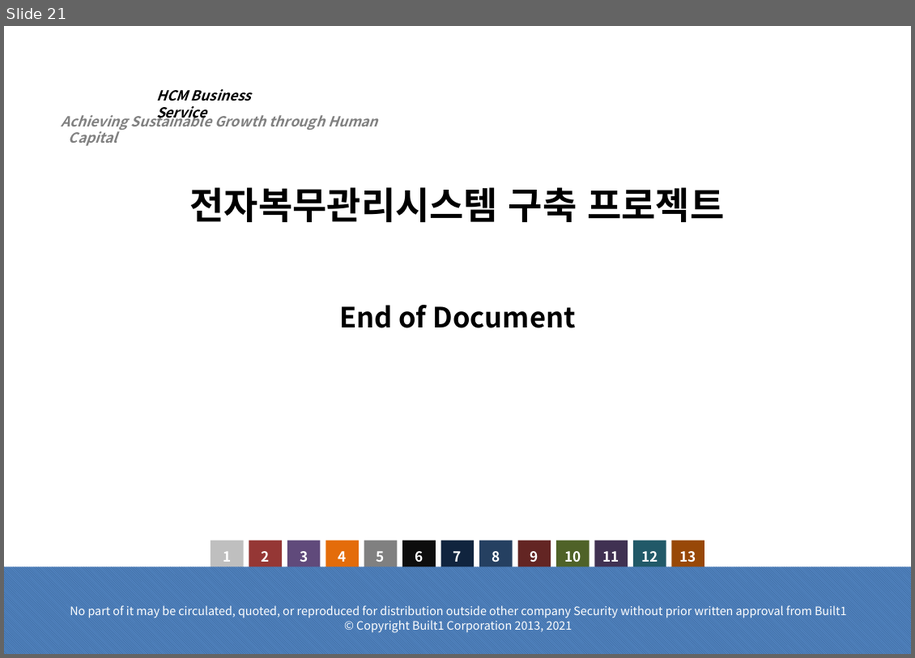
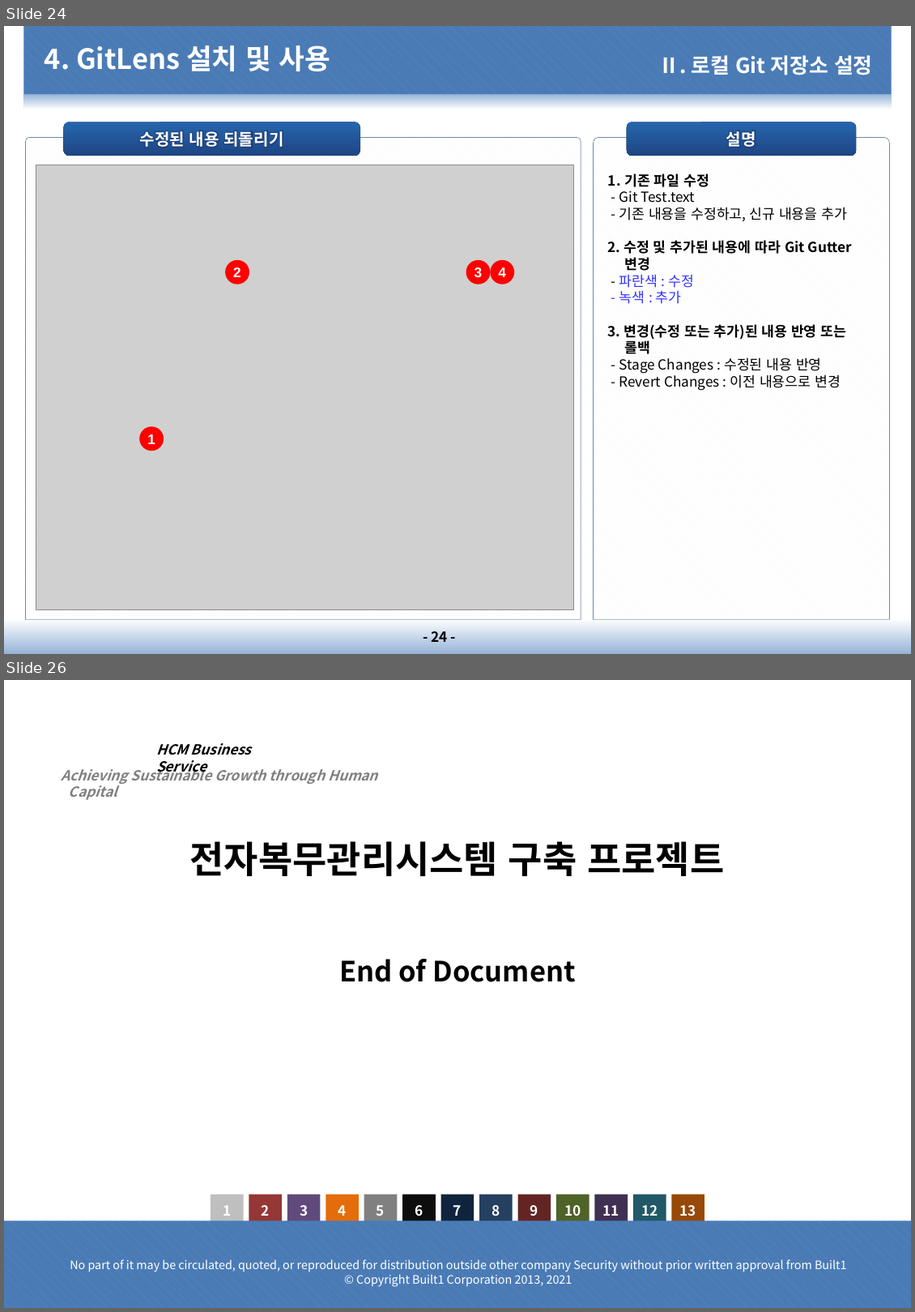
Before and after one commit to dims1111/ESM, a slide deck: document/10.프로젝트 관리(PM)/PM-1200.소프트웨어/PM-1210.GitHub 설명서/PM-1210.GitHub 설명서_20210201_v1.0.pptx. Shown one above the other, each under a label of ours: slide 21 before the commit, slides 24 and 26 after it; the slides between them are not shown. The pictures are 915x658 and 915x1312 pixels, drawn with LibreOffice and Linux fonts; fonts in the diff are those of the drawing; grey boxes stand for pictures; background and template pictures are left out. Boxes give left, top, right and bottom in pixels: in the first picture for what was removed or moved away, otherwise in the second. Text is boxed around its words. In the diff, an @@ line names an element or a change of style, - is before the commit and + after.

Commit message:
Git Test Second 파일 수정 및 PPT 수정

```diff
--- a/document/10.프로젝트 관리(PM)/PM-1200.소프트웨어/PM-1210.GitHub 설명서/PM-1210.GitHub 설명서_20210201_v1.0.pptx
+++ b/document/10.프로젝트 관리(PM)/PM-1200.소프트웨어/PM-1210.GitHub 설명서/PM-1210.GitHub 설명서_20210201_v1.0.pptx
@@ slide 24 added at bbox=[4, 26, 911, 654], background #FFFFFF @@
@@ rectangle added at bbox=[24, 26, 892, 94], fill pattern #376092 on #4F81BD @@
@@ title added at bbox=[44, 45, 330, 71], 24 pt, text #FFFFFF, bold @@
+4. GitLens 설치 및 사용
@@ text added at bbox=[658, 55, 873, 75], 18 pt, text #FFFFFF, bold @@
+Ⅱ. 로컬 Git 저장소 설정
@@ rectangle added at bbox=[24, 94, 892, 109], fill gradient #95B3D7 to #FFFFFF @@
@@ rounded rectangle added at bbox=[63, 122, 360, 156], fill gradient #2566AD to #1F4685, outline #1F497D 0.25 pt, 14 pt, text #FFFFFF, bold @@
+수정된 내용 되돌리기
@@ rounded rectangle added at bbox=[627, 122, 857, 156], fill gradient #2566AD to #1F4685, outline #1F497D 0.25 pt, 14 pt, text #FFFFFF, bold @@
+설명
@@ round same rect added at bbox=[26, 138, 582, 620], fill pattern #FBFAF7 on #FFFFFF, outline #1F497D 0.25 pt @@
@@ round same rect added at bbox=[594, 138, 890, 620], fill pattern #FBFAF7 on #FFFFFF, outline #1F497D 0.25 pt, 12 pt, text #000000 @@
+1. 기존 파일 수정
+- Git Test.text
+- 기존 내용을 수정하고, 신규 내용을 추가
+2. 수정 및 추가된 내용에 따라 Git Gutter 변경
+- 파란색 : 수정
+- 녹색 : 추가
+3. 변경(수정 또는 추가)된 내용 반영 또는 롤백
+- Stage Changes : 수정된 내용 반영
+- Revert Changes : 이전 내용으로 변경
@@ picture added at bbox=[36, 165, 573, 610] @@
@@ ellipse added at bbox=[226, 261, 249, 284], fill #FF0000, outline #FF0000 1 pt, 12 pt, text #FFFFFF, bold @@
+2
@@ ellipse added at bbox=[467, 261, 491, 284], fill #FF0000, outline #FF0000 1 pt, 12 pt, text #FFFFFF, bold @@
+3
@@ ellipse added at bbox=[491, 261, 514, 284], fill #FF0000, outline #FF0000 1 pt, 12 pt, text #FFFFFF, bold @@
+4
@@ ellipse added at bbox=[140, 427, 163, 450], fill #FF0000, outline #FF0000 1 pt, 12 pt, text #FFFFFF, bold @@
+1
@@ rectangle added at bbox=[4, 619, 911, 654], fill gradient #95B3D7 to #FFFFFF @@
@@ page number added at bbox=[431, 627, 447, 642], 12 pt, text #000000, bold @@
+- 24 -
@@ what was slide 21 is now slide 26 @@
```
Also in this commit, not shown: 3 slides changed, 4 other slides added, 1 other file.
